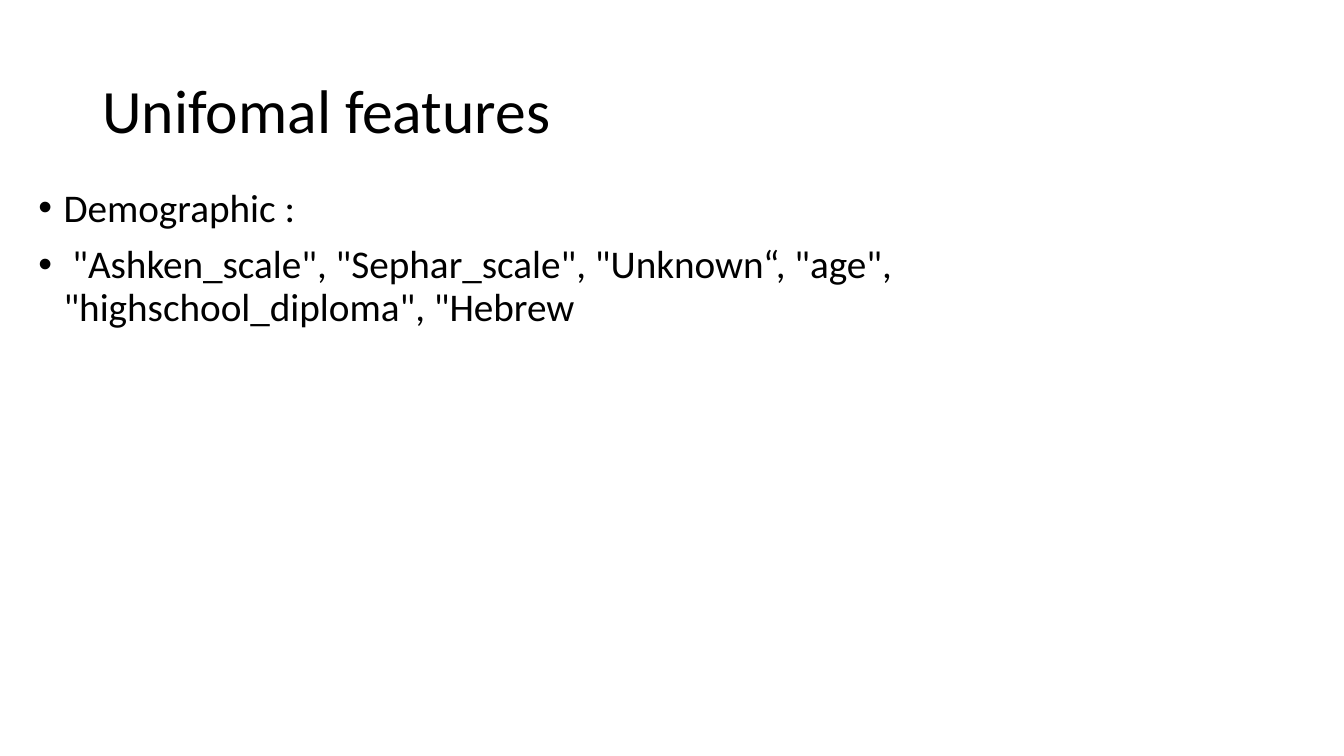
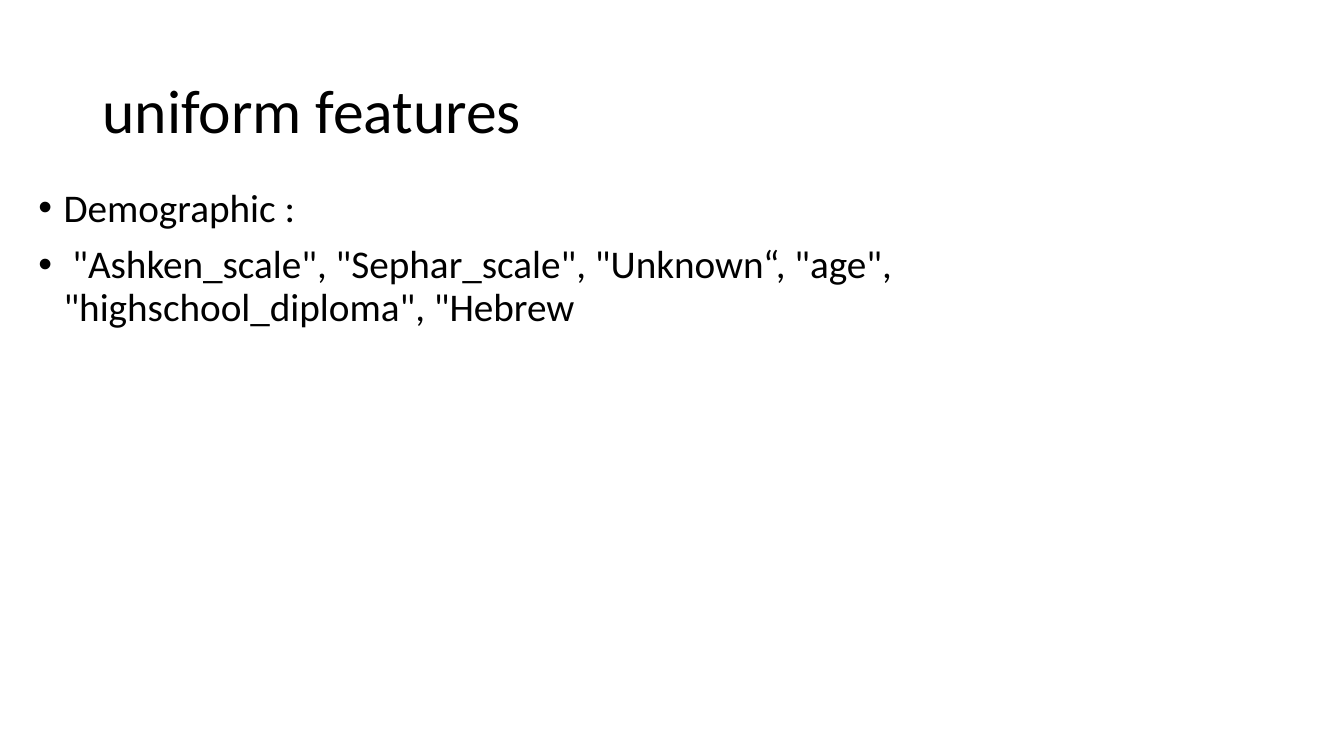
Before and after one commit to nogur9/PTSD, a slide deck: slide 11 of yaron/Social Anxiety classifier.pptx. Drawn at 1344x756 pixels with LibreOffice and Linux fonts; fonts in the diff are those of the drawing. Boxes give left, top, right and bottom in pixels: in the first picture for what was removed or moved away, otherwise in the second. Text is boxed around its words. In the diff, an @@ line names an element or a change of style, - is before the commit and + after.

```diff
--- a/yaron/Social Anxiety classifier.pptx
+++ b/yaron/Social Anxiety classifier.pptx
@@ title at (102,90,521,134): text changed @@
-Unifomal features
+uniform features
```
Also in this commit, not shown: 10 other slides changed, 5 slides added, 2 slides removed, 6 other files.
